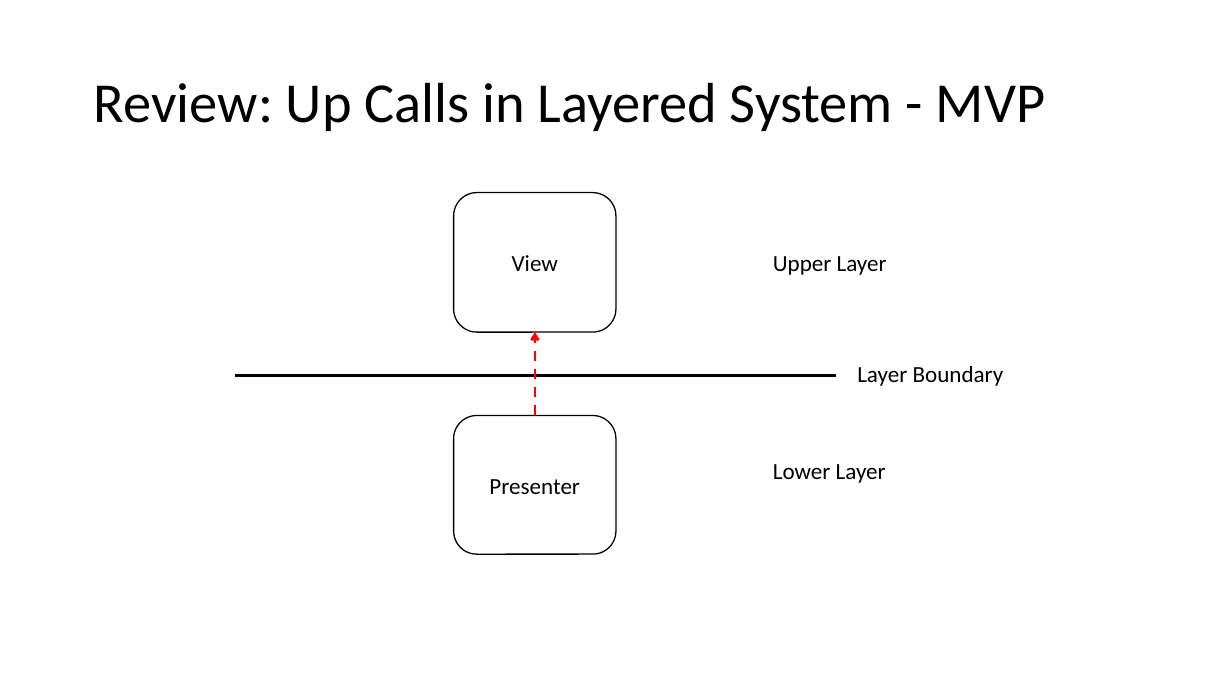
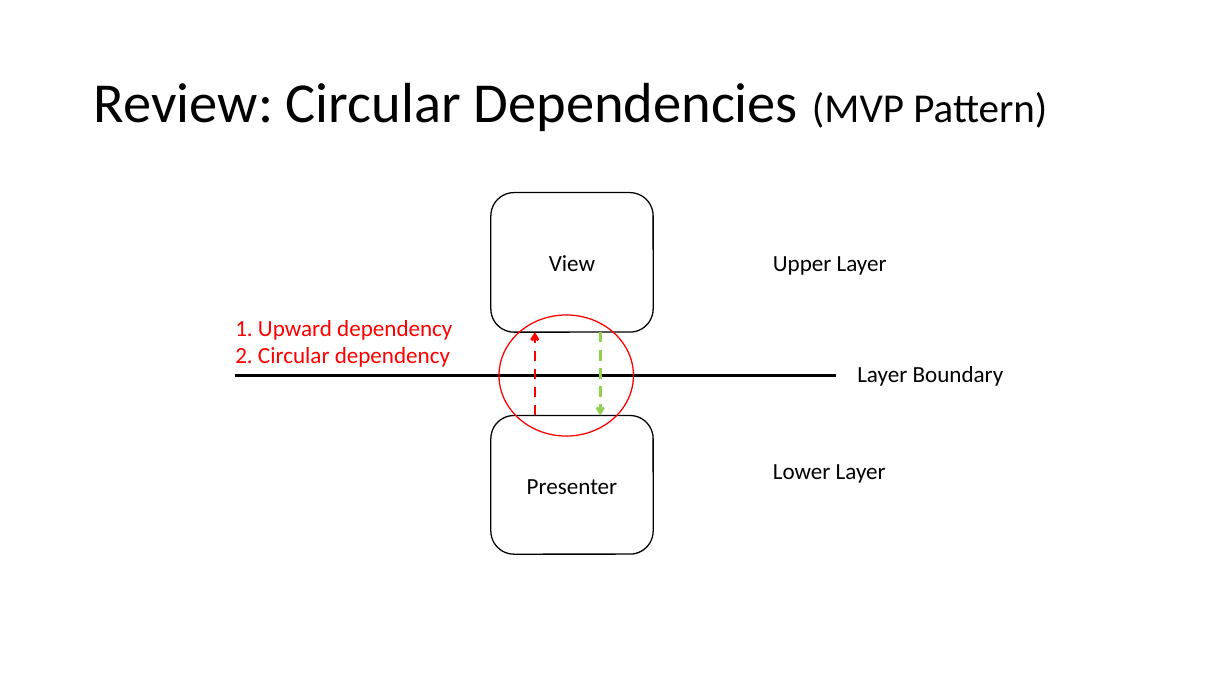
Before and after one commit to BYU-CS-340/softwaredesign, a slide deck: slide 8 of instruction/dependency-inversion-abstract-factory/DependencyInversion.pptx. Drawn at 1232x693 pixels with LibreOffice and Linux fonts; fonts in the diff are those of the drawing. Boxes give left, top, right and bottom in pixels: in the first picture for what was removed or moved away, otherwise in the second. Text is boxed around its words. In the diff, an @@ line names an element or a change of style, - is before the commit and + after.

Commit message:
update: updated Rodham's Dependency Inversion slides

```diff
--- a/instruction/dependency-inversion-abstract-factory/DependencyInversion.pptx
+++ b/instruction/dependency-inversion-abstract-factory/DependencyInversion.pptx
@@ title at box(94, 82, 1047, 131): text changed @@
-Review: Up Calls in Layered System - MVP
+Review: Circular Dependencies (MVP Pattern)
@@ rounded rectangle "View": place and size @@
-rounded rectangle "View" at box(454, 192, 616, 332)
+rounded rectangle "View" at box(491, 192, 653, 332)
@@ text added at box(235, 320, 452, 367), 18 pt, text #FF0000 @@
+1. Upward dependency
+2. Circular dependency
@@ ellipse added at box(499, 315, 634, 436), outline #FF0000 1 pt @@
@@ arrow added from (601, 332) to (601, 416), #92D050 2 pt dashed @@
@@ rounded rectangle "Presenter": place and size @@
-rounded rectangle "Presenter" at box(454, 416, 616, 555)
+rounded rectangle "Presenter" at box(491, 416, 653, 555)
```
Also in this commit, not shown: 3 other slides changed.
